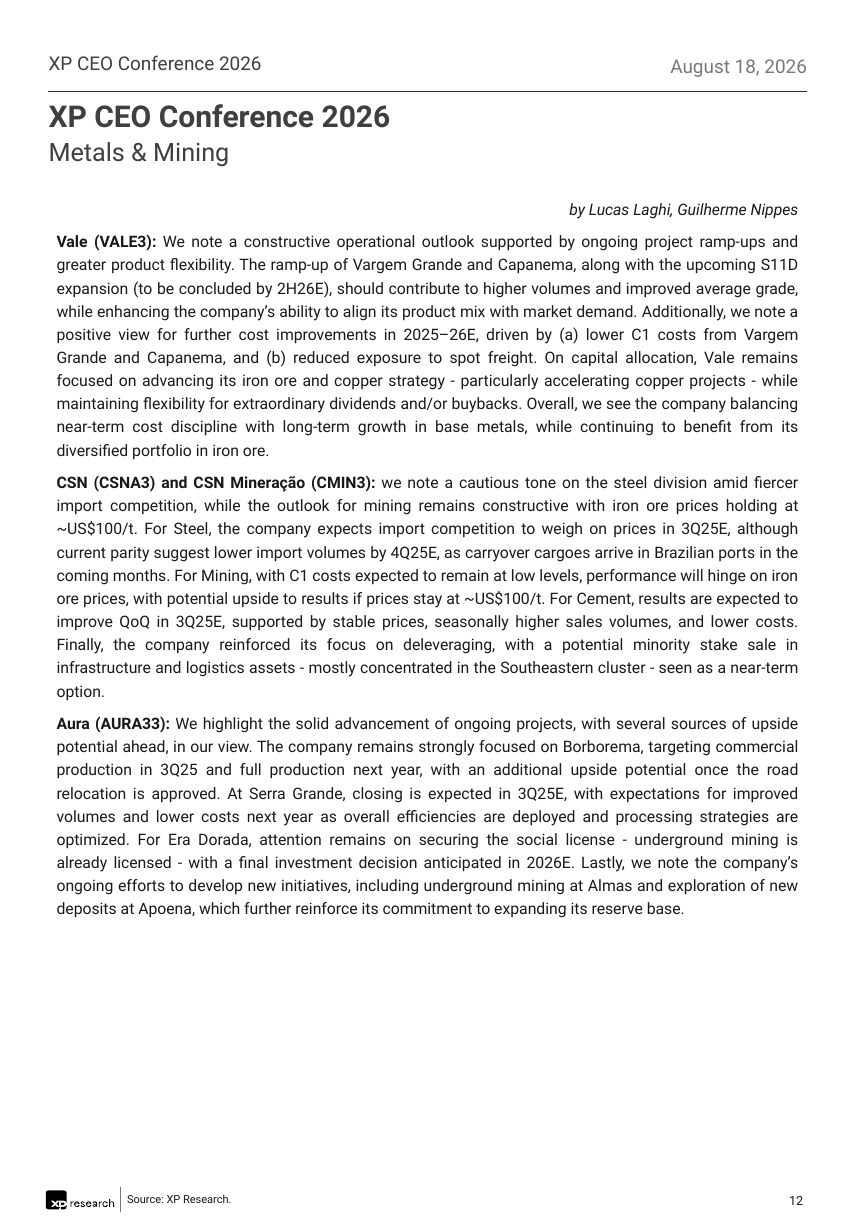
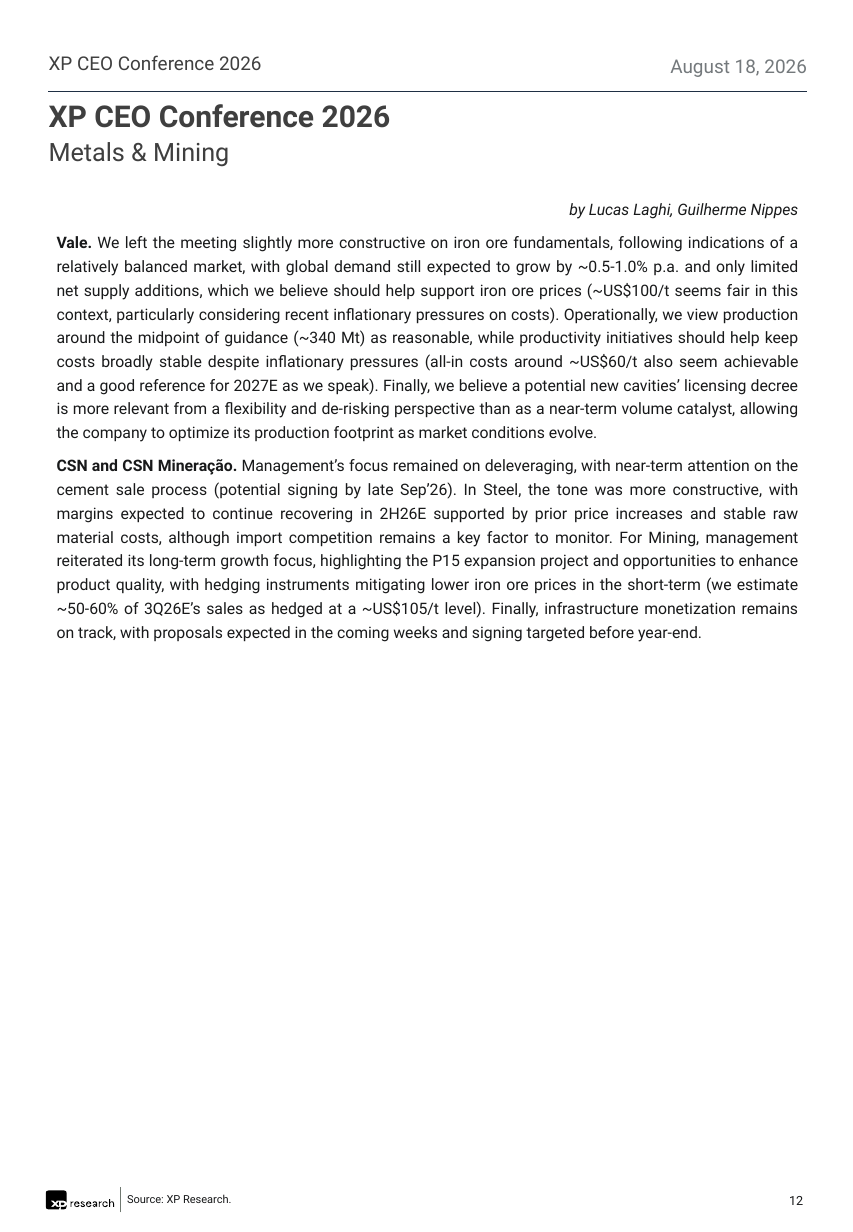
Before and after one commit to CaioLSouza/datasets, a slide deck: slide 12 of ceo_conference_2026/Feedback XP CEO Conference 2026.pptx. Drawn at 853x1232 pixels with LibreOffice and Linux fonts; fonts in the diff are those of the drawing. Boxes give left, top, right and bottom in pixels: in the first picture for what was removed or moved away, otherwise in the second. Text is boxed around its words. In the diff, an @@ line names an element or a change of style, - is before the commit and + after.

```diff
--- a/ceo_conference_2026/Feedback XP CEO Conference 2026.pptx
+++ b/ceo_conference_2026/Feedback XP CEO Conference 2026.pptx
@@ text at bbox=[57, 236, 799, 642]: text changed @@
-Vale (VALE3): We note a constructive operational outlook supported by ongoing project ramp-ups and greater product flexibility. The ramp-up of Vargem Grande and Capanema, along with the upcoming S11D expansion (to be concluded by 2H26E), should contribute to higher volumes and improved average grade, while enhancing the company’s ability to align its product mix with market demand. Additionally, we note a positive view for further cost improvements in 2025–26E, driven by (a) lower C1 costs from Vargem Grande and Capanema, and (b) reduced exposure to spot freight. On capital allocation, Vale remains focused on advancing its iron ore and copper strategy - particularly accelerating copper projects - while maintaining flexibility for extraordinary dividends and/or buybacks. Overall, we see the company balancing near-term cost discipline with long-term growth in base metals, while continuing to benefit from its diversified portfolio in iron ore.
-CSN (CSNA3) and CSN Mineração (CMIN3): we note a cautious tone on the steel division amid fiercer import competition, while the outlook for mining remains constructive with iron ore prices holding at ~US$100/t. For Steel, the company expects import competition to weigh on prices in 3Q25E, although current parity suggest lower import volumes by 4Q25E, as carryover cargoes arrive in Brazilian ports in the coming months. For Mining, with C1 costs expected to remain at low levels, performance will hinge on iron ore prices, with potential upside to results if prices stay at ~US$100/t. For Cement, results are expected to improve QoQ in 3Q25E, supported by stable prices, seasonally higher sales volumes, and lower costs. Finally, the company reinforced its focus on deleveraging, with a potential minority stake sale in infrastructure and logistics assets - mostly concentrated in the Southeastern cluster - seen as a near-term option.
-Aura (AURA33): We highlight the solid advancement of ongoing projects, with several sources of upside potential ahead, in our view. The company remains strongly focused on Borborema, targeting commercial production in 3Q25 and full production next year, with an additional upside potential once the road relocation is approved. At Serra Grande, closing is expected in 3Q25E, with expectations for improved volumes and lower costs next year as overall efficiencies are deployed and processing strategies are optimized. For Era Dorada, attention remains on securing the social license - underground mining is already licensed - with a final investment decision anticipated in 2026E. Lastly, we note the company’s ongoing efforts to develop new initiatives, including underground mining at Almas and exploration of new deposits at Apoena, which further reinforce its commitment to expanding its reserve base.
+Vale. We left the meeting slightly more constructive on iron ore fundamentals, following indications of a relatively balanced market, with global demand still expected to grow by ~0.5-1.0% p.a. and only limited net supply additions, which we believe should help support iron ore prices (~US$100/t seems fair in this context, particularly considering recent inflationary pressures on costs). Operationally, we view production around the midpoint of guidance (~340 Mt) as reasonable, while productivity initiatives should help keep costs broadly stable despite inflationary pressures (all-in costs around ~US$60/t also seem achievable and a good reference for 2027E as we speak). Finally, we believe a potential new cavities’ licensing decree is more relevant from a flexibility and de-risking perspective than as a near-term volume catalyst, allowing the company to optimize its production footprint as market conditions evolve.
+CSN and CSN Mineração. Management’s focus remained on deleveraging, with near-term attention on the cement sale process (potential signing by late Sep’26). In Steel, the tone was more constructive, with margins expected to continue recovering in 2H26E supported by prior price increases and stable raw material costs, although import competition remains a key factor to monitor. For Mining, management reiterated its long-term growth focus, highlighting the P15 expansion project and opportunities to enhance product quality, with hedging instruments mitigating lower iron ore prices in the short-term (we estimate ~50-60% of 3Q26E’s sales as hedged at a ~US$105/t level). Finally, infrastructure monetization remains on track, with proposals expected in the coming weeks and signing targeted before year-end.
```
Also in this commit, not shown: 14 other slides changed, 7 slides added.
